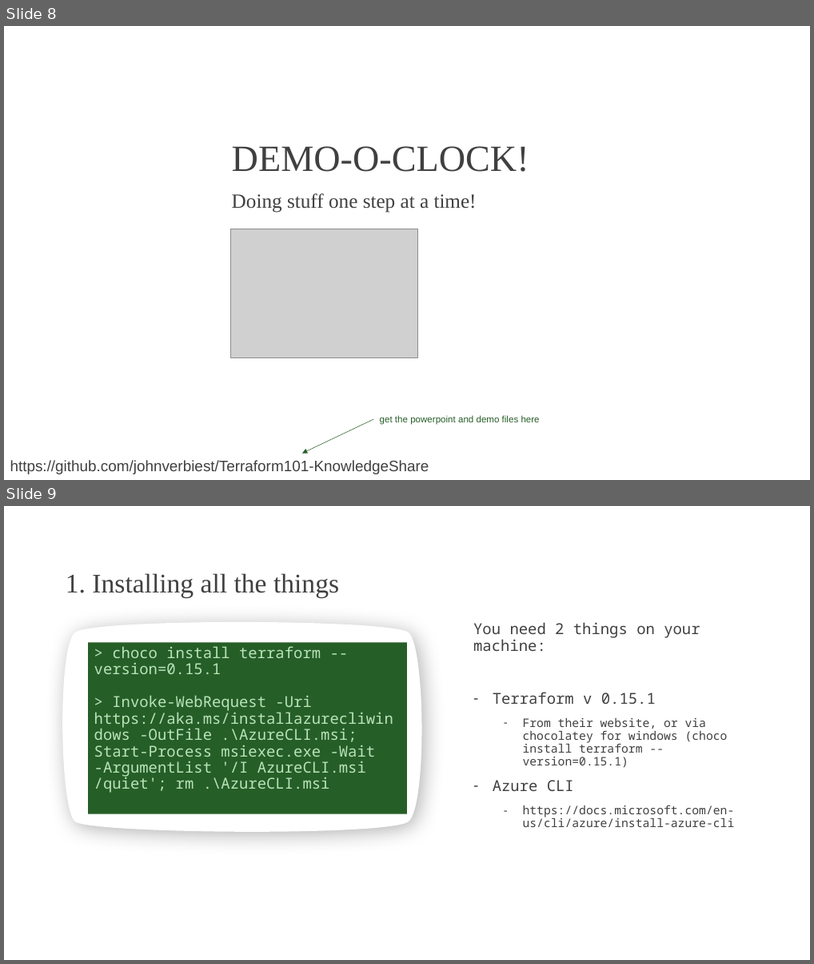
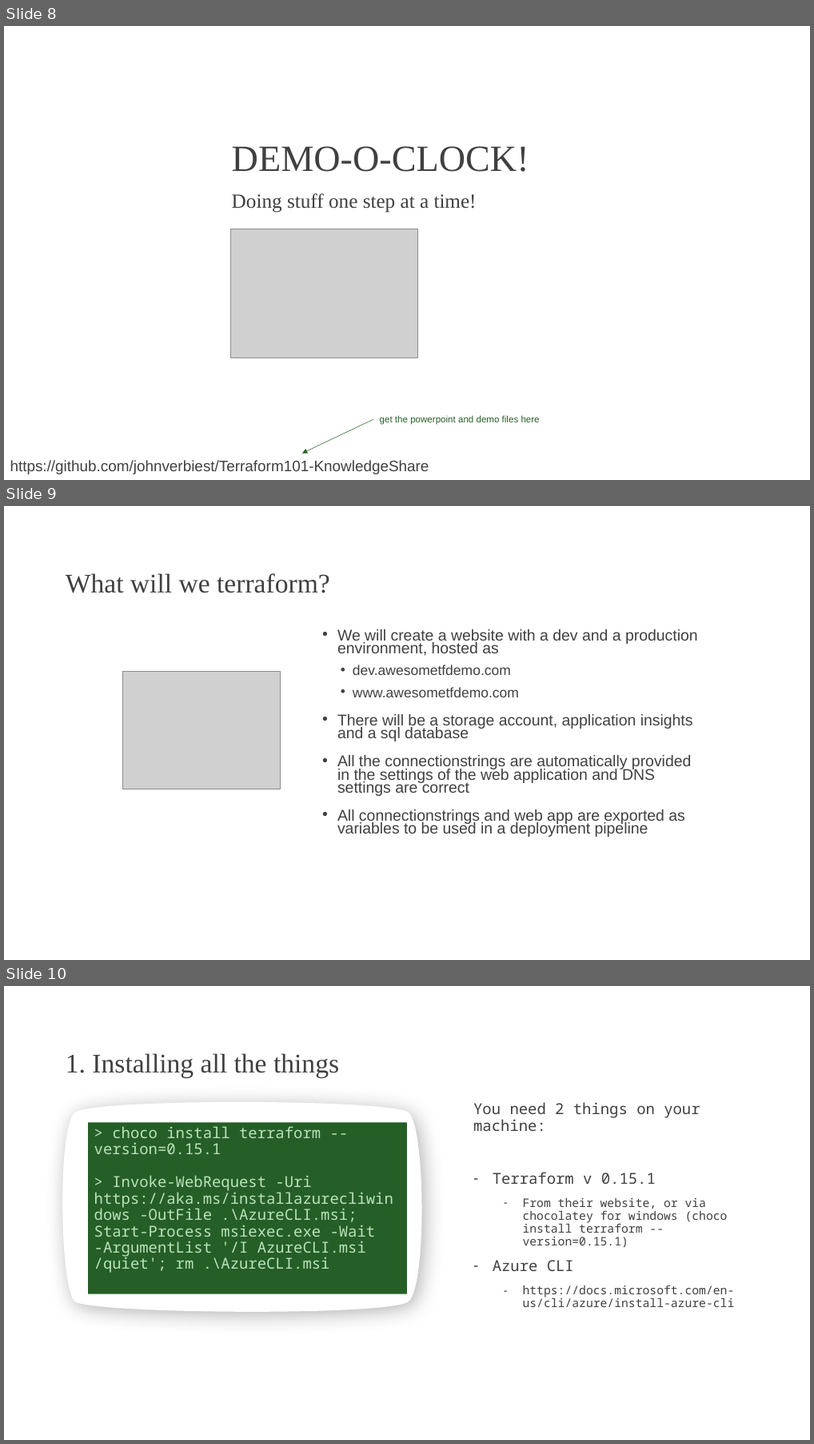
Before and after one commit to johnverbiest/Terraform101-KnowledgeShare, a slide deck: Terraform 101.pptx. Shown one above the other, each under a label of ours: slides 8 and 9 before the commit, slides 8, 9 and 10 after it. The pictures are 814x964 and 814x1444 pixels, drawn with LibreOffice and Linux fonts; fonts in the diff are those of the drawing; grey boxes stand for pictures; background and template pictures are left out. Boxes give left, top, right and bottom in pixels: in the first picture for what was removed or moved away, otherwise in the second. Text is boxed around its words. In the diff, an @@ line names an element or a change of style, - is before the commit and + after.

```diff
--- a/Terraform 101.pptx
+++ b/Terraform 101.pptx
@@ slide 9 added at (4,506,810,960), background picture (left out) @@
@@ title added at (66,573,330,593), 32 pt, text #404040 @@
+What will we terraform?
@@ text added at (338,629,698,836), 18.5 pt, text #404040 @@
+• We will create a website with a dev and a production environment, hosted as
+  • dev.awesometfdemo.com
+  • www.awesometfdemo.com
+• There will be a storage account, application insights and a sql database
+• All the connectionstrings are automatically provided in the settings of the web application and DNS settings are correct
+• All connectionstrings and web app are exported as variables to be used in a deployment pipeline
@@ picture added at (123,671,281,789) @@
@@ what was slide 9 is now slide 10 @@
```
Also in this commit, not shown: 2 slides changed, 5 other slides added, 1 other file.
